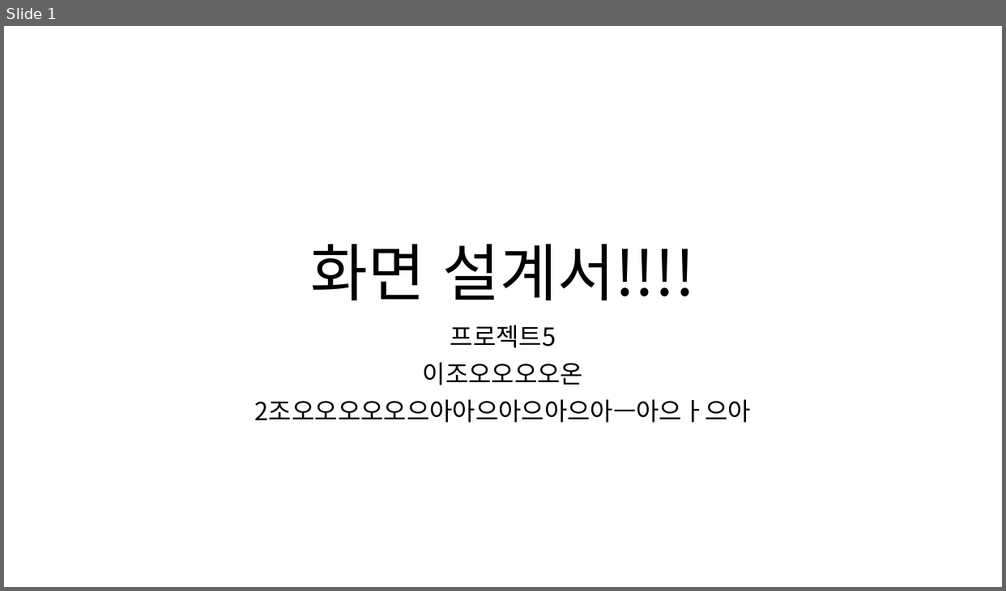
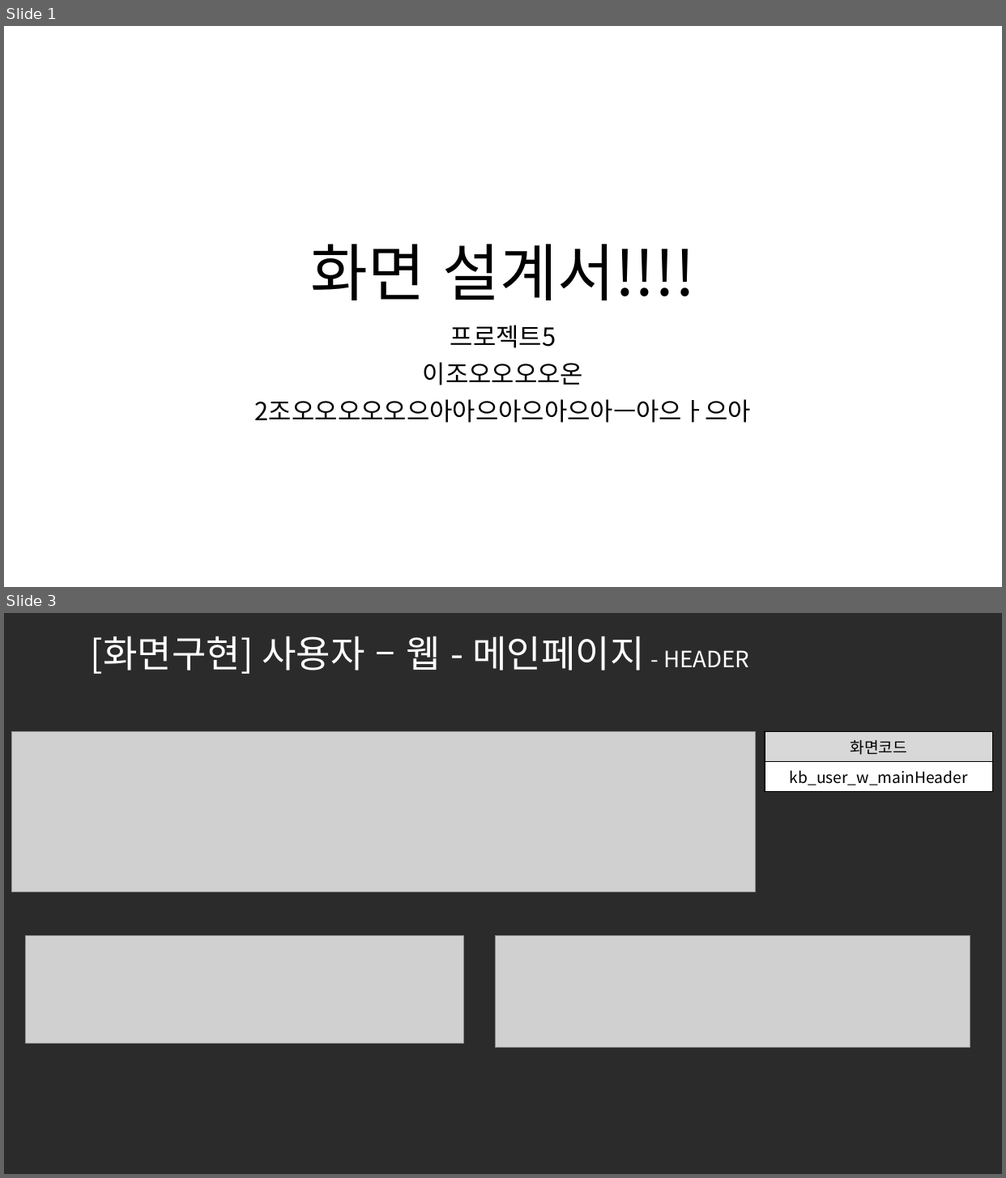
Before and after one commit to ezenteam2/e-Zone, a slide deck: 0 발표용 파워포인트/0417 3차발표/0417 project05 - 파워포인트 - 기범.pptx. Shown one above the other, each under a label of ours: slide 1 before the commit, slides 1 and 3 after it; the slides between them are not shown. The pictures are 1006x591 and 1006x1178 pixels, drawn with LibreOffice and Linux fonts; fonts in the diff are those of the drawing; grey boxes stand for pictures; background and template pictures are left out; a plain dark background stands for a picture behind light text. Boxes give left, top, right and bottom in pixels: in the first picture for what was removed or moved away, otherwise in the second. Text is boxed around its words. In the diff, an @@ line names an element or a change of style, - is before the commit and + after.

```diff
--- a/0 발표용 파워포인트/0417 3차발표/0417 project05 - 파워포인트 - 기범.pptx
+++ b/0 발표용 파워포인트/0417 3차발표/0417 project05 - 파워포인트 - 기범.pptx
@@ slide 3 added at <box>4,613,1002,1174</box>, background picture (left out) @@
@@ title added at <box>90,636,749,674</box>, 36 pt, text #FFFFFF @@
+[화면구현] 사용자 – 웹 - 메인페이지 - HEADER
@@ picture added at <box>11,731,756,892</box> @@
@@ table added at <box>765,731,993,789</box>, 2 rows, 1 columns @@
+화면코드
+kb_user_w_mainHeader
@@ picture added at <box>26,935,463,1043</box> @@
@@ picture added at <box>496,935,970,1047</box> @@
```
Also in this commit, not shown: 15 other slides added, 1 other file.
